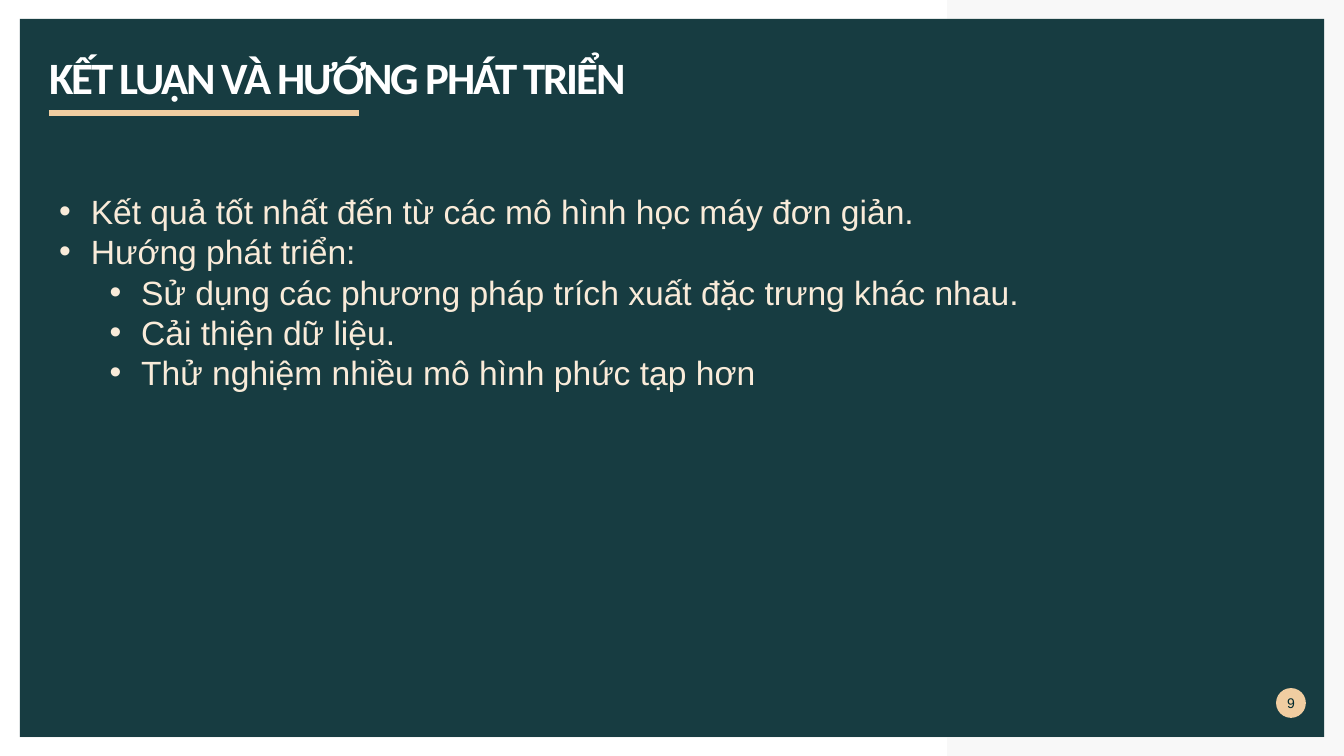
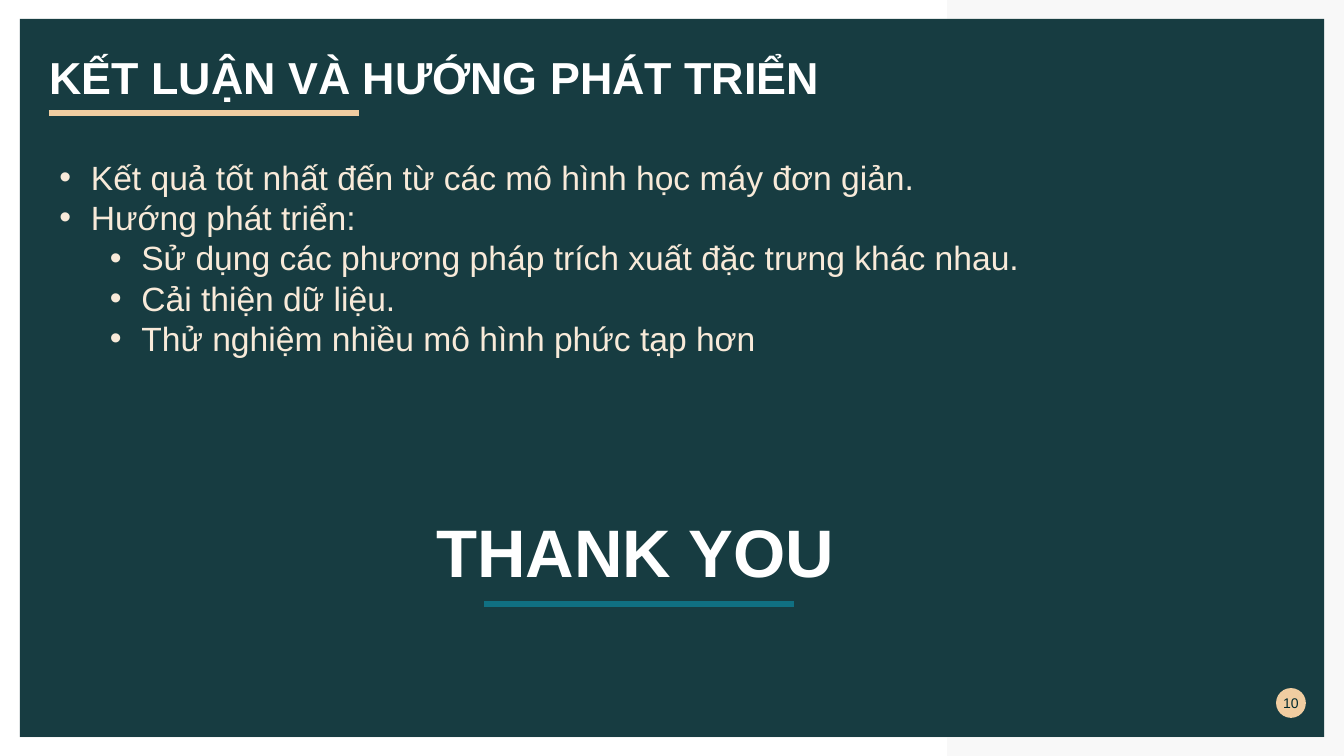
Before and after one commit to 43xquocnguyen/multilabel-job-description-classification, a slide deck: slide 10 of reports/slide.pptx (slide 9 before the commit). Drawn at 1344x756 pixels with LibreOffice and Linux fonts; fonts in the diff are those of the drawing. Boxes give left, top, right and bottom in pixels: in the first picture for what was removed or moved away, otherwise in the second. Text is boxed around its words. In the diff, an @@ line names an element or a change of style, - is before the commit and + after.

```diff
--- a/reports/slide.pptx
+++ b/reports/slide.pptx
@@ title "KẾT LUẬN VÀ HƯỚNG PHÁT ..." at (49, 59, 819, 102): font Calibri to Arial, letter spacing -1.5 to 0 pt @@
@@ text "Kết quả tốt nhất đến ...": place and size @@
-text "Kết quả tốt nhất đến ..." at (91, 198, 1019, 392)
+text "Kết quả tốt nhất đến ..." at (91, 164, 1019, 358)
@@ text "Kết quả tốt nhất đến ..." at (91, 164, 1019, 358): text colour #F9EBD9 to #F8EAD9 @@
@@ text added at (436, 530, 834, 578), 48 pt, text #FFFFFF, bold @@
+THANK YOU
@@ freeform shape added at (484, 599, 795, 604), outline #107082 4.32 pt @@
@@ page number at (1283, 698, 1299, 708): text changed @@
-9
+10
```
Also in this commit, not shown: 7 other slides changed, 2 slides added, 2 slides removed, 7 other files.
